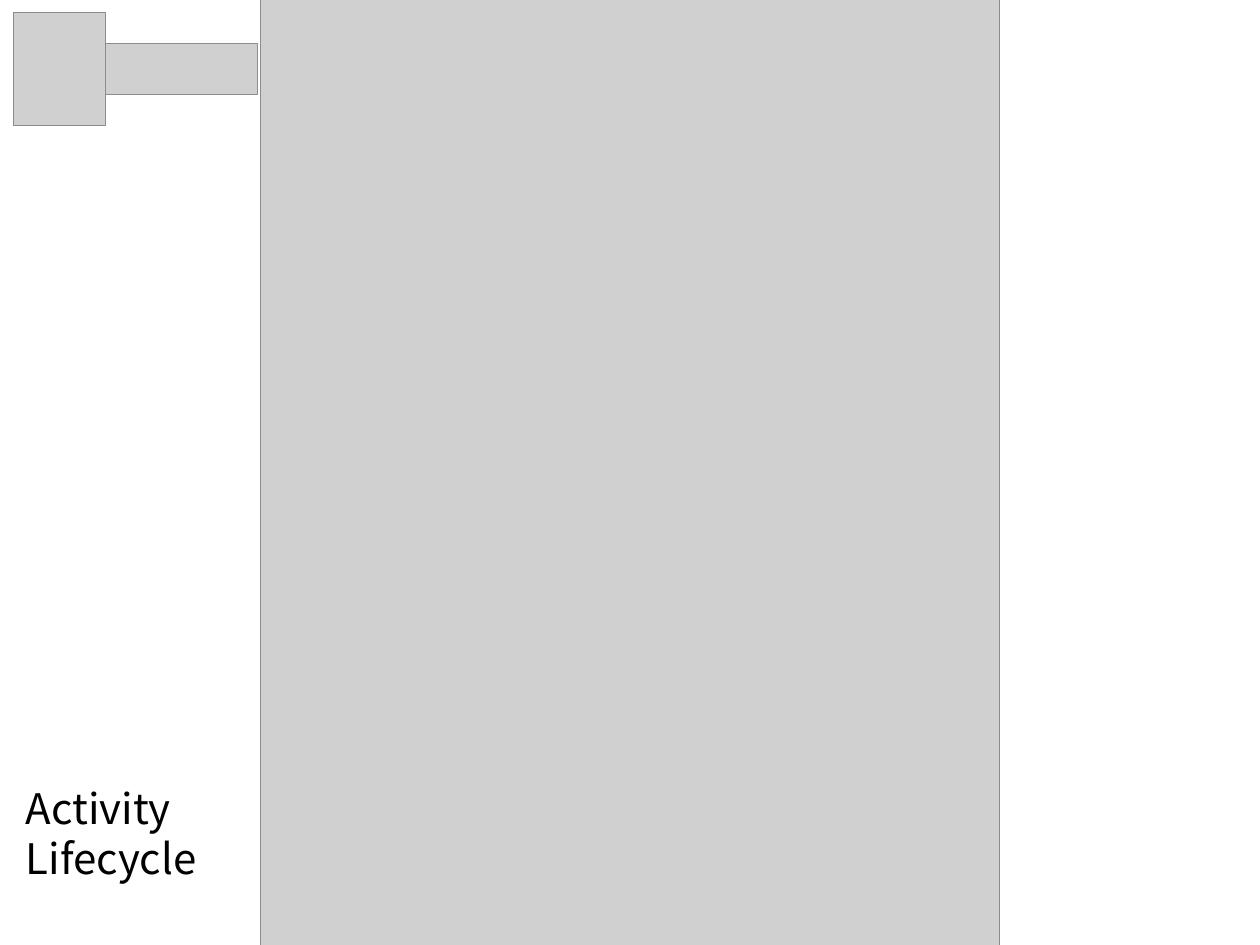
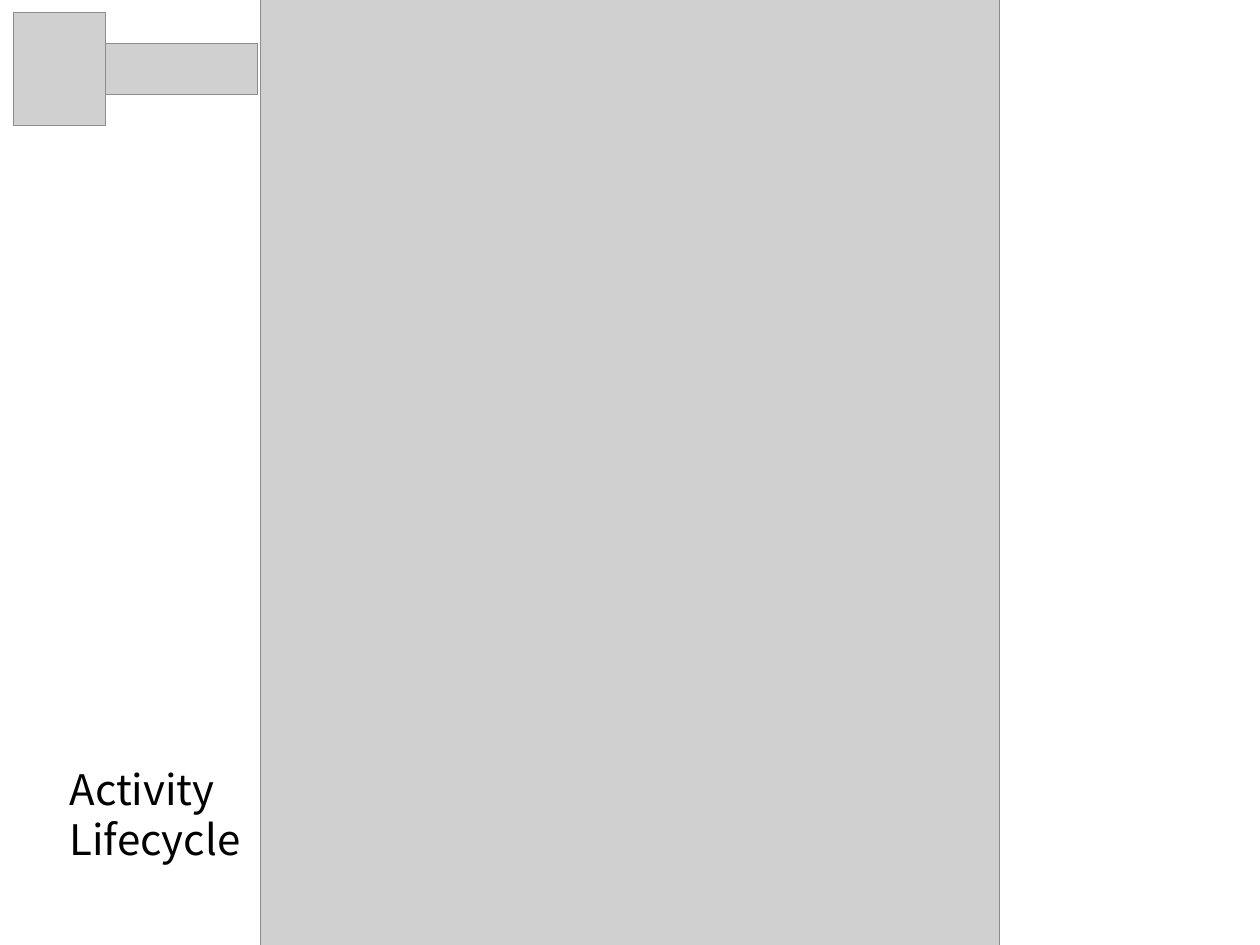
Before and after one commit to cingL/presentation, a slide deck: slide 6 of pre.ppt (slide 5 before the commit). Drawn at 1260x945 pixels with LibreOffice and Linux fonts; fonts in the diff are those of the drawing; grey boxes stand for pictures; background and template pictures are left out. Boxes give left, top, right and bottom in pixels: in the first picture for what was removed or moved away, otherwise in the second. Text is boxed around its words. In the diff, an @@ line names an element or a change of style, - is before the commit and + after.

```diff
--- a/pre.ppt
+++ b/pre.ppt
@@ text "Activity" moved from (x1=26, y1=791, x2=197, y2=884) to (x1=69, y1=772, x2=240, y2=865) @@
```
Also in this commit, not shown: 2 other slides changed, 3 slides added, 1 slide removed.
